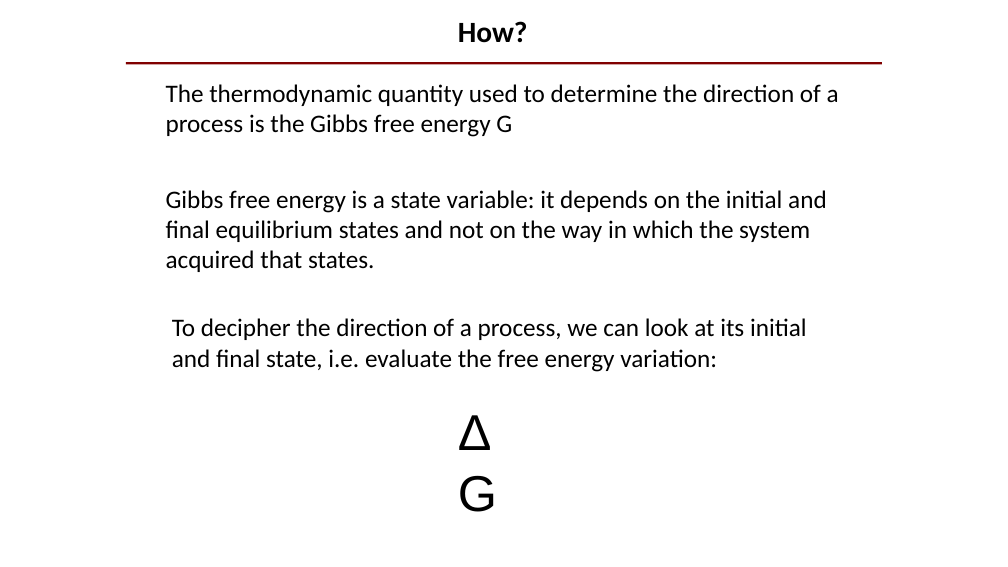
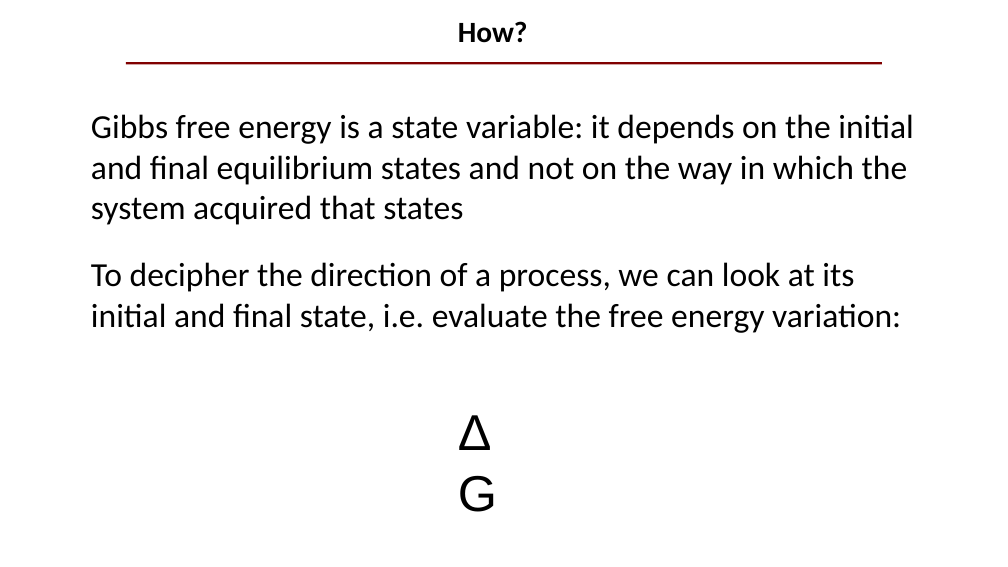
Before and after one commit to Protein-Interactions/protein_interactions, a slide deck: slide 5 of presentations/2-forces_at_play_in_protein_interactions-2021.pptx (slide 6 before the commit). Drawn at 1008x567 pixels with LibreOffice and Linux fonts; fonts in the diff are those of the drawing. Boxes give left, top, right and bottom in pixels: in the first picture for what was removed or moved away, otherwise in the second. Text is boxed around its words. In the diff, an @@ line names an element or a change of style, - is before the commit and + after.

```diff
--- a/presentations/2-forces_at_play_in_protein_interactions-2021.pptx
+++ b/presentations/2-forces_at_play_in_protein_interactions-2021.pptx
@@ text removed at <box>166,84,839,137</box> @@
-The thermodynamic quantity used to determine the direction of a process is the Gibbs free energy G
@@ text at <box>91,114,914,225</box>: text changed; size 24 to 32 pt @@
-Gibbs free energy is a state variable: it depends on the initial and final equilibrium states and not on the way in which the system acquired that states.
+Gibbs free energy is a state variable: it depends on the initial and final equilibrium states and not on the way in which the system acquired that states
@@ text "To decipher the direction of ...": place and size @@
-text "To decipher the direction of ..." at <box>172,318,807,372</box>
+text "To decipher the direction of ..." at <box>91,262,901,333</box>
@@ text "To decipher the direction of ..." at <box>91,262,901,333</box>: size 24 to 32 pt @@
```
Also in this commit, not shown: 12 other slides changed, 1 slide added, 2 slides removed.
